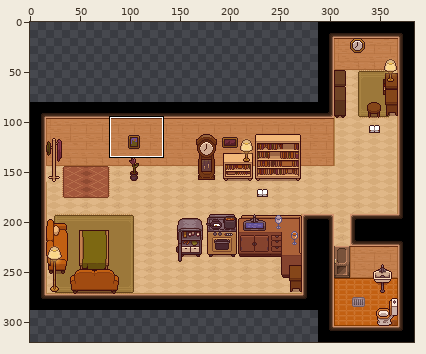
Two states of a sprite sheet, sprites/room.png. The picture above shows the old version from afar; the outline marks the close-up.
Close-up. Before:
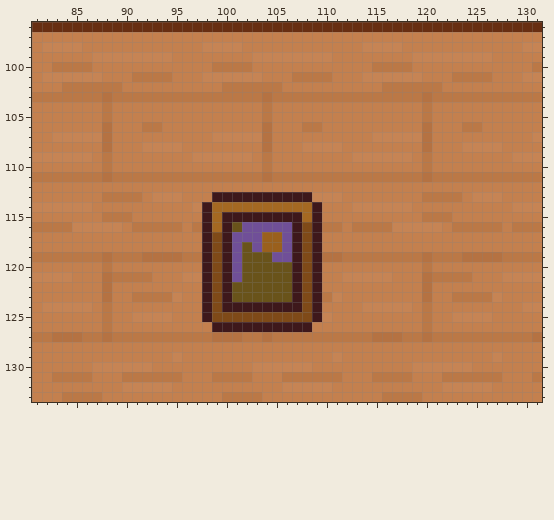
The file is 384x320 pixels. Colours within 5 levels of each other are drawn and written as one. Shown: x 81..131, y 96..133. The commit also changed other parts of the picture, which this record leaves out.
Now the later version:
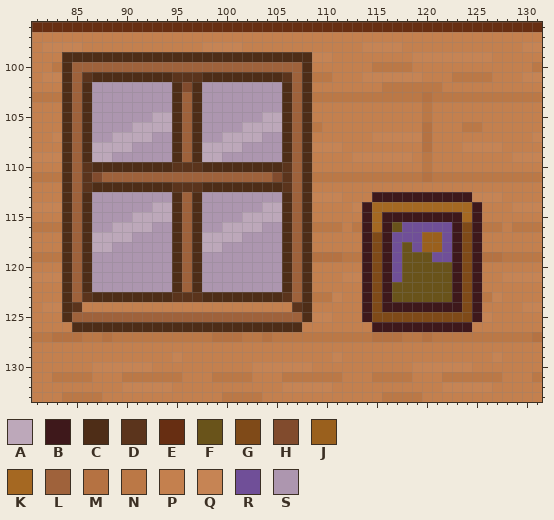
Palette (. is transparent): A #bda8ba  B #3e181b  C #4e2d17  D #5b341c  E #672e12  F #69531a  G #7f4a18  H #814b2d  J #9a601d  K #a56822  L #9f623b  M #b57242  N #bb7846  P #c4804e  Q #c68454  R #704f98  S #ad96af
The edit:
@@ x 81..131 @@
  98 PQQQQPPPPPPPPPPPPQQQQPPPPPPPPPPPPQQQQPPPPPPPPPPPPQQ
- 99 PPPPPPQQQQQQQQPPPPPPPPQQQQQQQQPPPPPPPPQQQQQQQQPPPPP
-100 PPNNNNPPPPPPPPPPPPNNNNPPPPPPPPPPPPNNNNPPPPPPPPPPPPN
-101 PQQQQQQPPPNNNNPPPQQQQQQPPPNNNNPPPQQQQQQPPPNNNNPPPQQ
-102 PPPNNNNNNPPPPPPPPPPNNNNNNPPPPPPPPPPNNNNNNPPPPPPPPPP
-103 NNNNNNNMNNNNNNNNNNNNNNNMNNNNNNNNNNNNNNNMNNNNNNNNNNN
-104 PPPPPPPNPPPPPPPPPPPPPPPNPPPPPPPPPPPPPPPNPPPPPPPPPPP
-105 PPPPPPPNPPPPPPPPPPPPPPPNPPPPPPPPPPPPPPPNPPPPPPPPPPP
-106 PPPPPPPMPPPNNPPPPPPPPPPMPPPNNPPPPPPPPPPMPPPNNPPPPPP
-107 PPQQQQQMPPPPPPPPPPQQQQQMPPPPPPPPPPQQQQQMPPPPPPPPPPQ
-108 PPPPPPPMPPPQQQQPPPPPPPPMPPPQQQQPPPPPPPPMPPPQQQQPPPP
-109 QQQQQQPNPPPPPPPPQQQQQQPNPPPPPPPPQQQQQQPNPPPPPPPPQQQ
-110 PPPPPPPNPPPPPPPPPPPPPPPNPPPPPPPPPPPPPPPNPPPPPPPPPPP
-111 NNNNNNNMNNNNNNNNNNNNNNNMNNNNNNNNNNNNNNNMNNNNNNNNNNN
-112 PPPPPPPPPPPPPPPPPPPPPPPPPPPPPPPPPPPPPPPPPPPPPPPPPPP
-113 PPPPPPPNNNNPQQQPPPBBBBBBBBBBQQQPPPPPPPPNNNNPQQQPPPP
-114 QQQQQQPPPPPPPPPPQBKKKKKKKKKKBPPPQQQQQQPPPPPPPPPPQQQ
-115 PPPPPPPNNNPPPPPPPBKBBBBBBBBKBPPPPPPPPPPNNNPPPPPPPPP
-116 NNNNQQQQQPNNNNNPNBKBFRRRRRBGBNNPNNNNQQQQQPNNNNNPNNN
-117 PPPPPPPPPPPPPPPPPBGBRRRJJRBGBPPPPPPPPPPPPPPPPPPPPPP
-118 PPPPPPPPPPPPPPPPPBGBRFRJJRBGBPPPPPPPPPPPPPPPPPPPPPP
-119 NNNNNNNMNNNMMMMNNBGBRFFFRRBGBMMNNNNNNNNMNNNMMMMNNNN
-120 PPPPPPPNPPPPPPPPPBGBRFFFFFBGBPPPPPPPPPPNPPPPPPPPPPP
-121 QQQQPPPMNNNNPPPQQBGBRFFFFFBGBPPQQQQQPPPMNNNNPPPQQQQ
-122 PPPPPPPMPPPPPPPPPBGBFFFFFFBGBPPPPPPPPPPMPPPPPPPPPPP
-123 PPPPPPPMPPNNNNQPPBGBFFFFFFBGBNQPPPPPPPPMPPNNNNQPPPP
-124 PQQQQQPNPPPPPPPPPBGBBBBBBBBGBPPPPQQQQQPNPPPPPPPPPQQ
-125 PPPPPPPNPPQQQQPPPBGGGGGGGGGGBQPPPPPPPPPNPPQQQQPPPPP
-126 PPPPPPPNPPPPPPPPPPBBBBBBBBBBPPPPPPPPPPPNPPPPPPPPPPP
+ 99 PPPCCCCCCCCCCCCCCCCCCCCCCCCCQQPPPPPPPPQQQQQQQQPPPPP
+100 PPNCLLLLLLLLLLLLLLLLLLLLLLLCPPPPPPNNNNPPPPPPPPPPPPN
+101 PQQCLDCCCCCCCCDDDCCCCCCCCDLCNNPPPQQQQQQPPPNNNNPPPQQ
+102 PPPCLCSSSSSSSSCHCSSSSSSSSCLCPPPPPPPNNNNNNPPPPPPPPPP
+103 NNNCLCSSSSSSSSCLCSSSSSSSSCLCNNNNNNNNNNNMNNNNNNNNNNN
+104 PPPCLCSSSSSSSSCLCSSSSSSSSCLCPPPPPPPPPPPNPPPPPPPPPPP
+105 PPPCLCSSSSSSAACLCSSSSSSAACLCPPPPPPPPPPPNPPPPPPPPPPP
+106 PPPCLCSSSSAAAACLCSSSSAAAACLCNPPPPPPPPPPMPPPNNPPPPPP
+107 PPQCLCSSAAAASSCLCSSAAAASSCLCPPPPPPQQQQQMPPPPPPPPPPQ
+108 PPPCLCAAAASSSSCLCAAAASSSSCLCQQQPPPPPPPPMPPPQQQQPPPP
+109 QQQCLCAASSSSSSCLCAASSSSSSCLCPPPPQQQQQQPNPPPPPPPPQQQ
+110 PPPCLDCCCCCCCCDDDCCCCCCCCDLCPPPPPPPPPPPNPPPPPPPPPPP
+111 NNNCLDHLLLLLLLLLLLLLLLLLHDLCNNNNNNNNNNNMNNNNNNNNNNN
+112 PPPCLDCCCCCCCCDDDCCCCCCCCDLCPPPPPPPPPPPPPPPPPPPPPPP
+113 PPPCLCSSSSSSSSCLCSSSSSSSSCLCQQQPPPBBBBBBBBBBQQQPPPP
+114 QQQCLCSSSSSSAACLCSSSSSSAACLCPPPPQBKKKKKKKKKKBPPPQQQ
+115 PPPCLCSSSSAAAACLCSSSSAAAACLCPPPPPBKBBBBBBBBKBPPPPPP
+116 NNNCLCSSAAAASSCLCSSAAAASSCLCNNNPNBKBFRRRRRBGBNNPNNN
+117 PPPCLCAAAASSSSCLCAAAASSSSCLCPPPPPBGBRRRJJRBGBPPPPPP
+118 PPPCLCAASSSSSSCLCAASSSSSSCLCPPPPPBGBRFRJJRBGBPPPPPP
+119 NNNCLCSSSSSSSSCLCSSSSSSSSCLCMMMNNBGBRFFFRRBGBMMNNNN
+120 PPPCLCSSSSSSSSCLCSSSSSSSSCLCPPPPPBGBRFFFFFBGBPPPPPP
+121 QQQCLCSSSSSSSSCLCSSSSSSSSCLCPPPQQBGBRFFFFFBGBPPQQQQ
+122 PPPCLCSSSSSSSSCLCSSSSSSSSCLCPPPPPBGBFFFFFFBGBPPPPPP
+123 PPPCLDCCCCCCCCDDDCCCCCCCCDLCNNQPPBGBFFFFFFBGBNQPPPP
+124 PQQCDPPPPPPPPPPPPPPPPPPPPPDCPPPPPBGBBBBBBBBGBPPPPQQ
+125 PPPCLLLLLLLLLLLLLLLLLLLLLLLCQQPPPBGGGGGGGGGGBQPPPPP
+126 PPPPCCCCCCCCCCCCCCCCCCCCCCCPPPPPPPBBBBBBBBBBPPPPPPP
 127 NNMMMNNMNNNNNNNNNNMMMNNMNNNNNNNNNNMMMNNMNNNNNNNNNNM
Boxes around the changes in both close-ups, in picture pixels (x1, y1, x2, y2):
changed: (62, 52, 322, 332)
changed: (362, 192, 482, 332)
